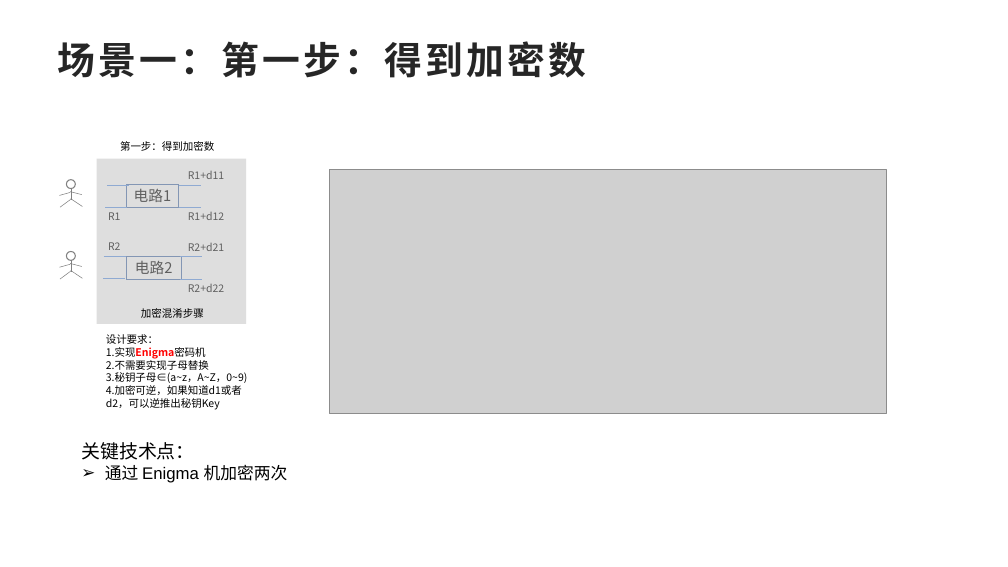
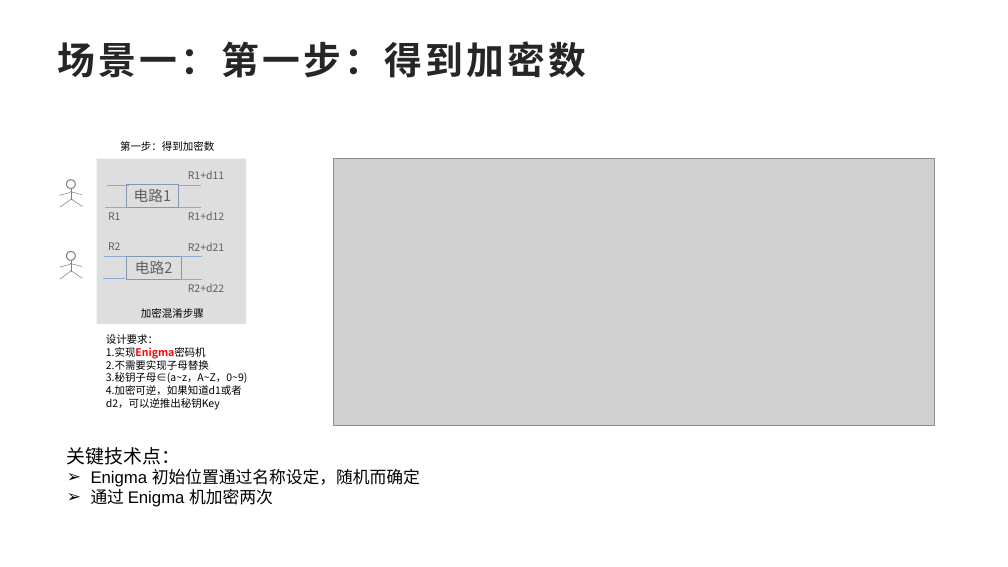
Before and after one commit to CharlesChen0514/CryptographyProgramming, a slide deck: slide 1 of design/密码学题目方案-陈家乐.pptx. Drawn at 1008x567 pixels with LibreOffice and Linux fonts; fonts in the diff are those of the drawing; grey boxes stand for pictures. Boxes give left, top, right and bottom in pixels: in the first picture for what was removed or moved away, otherwise in the second. Text is boxed around its words. In the diff, an @@ line names an element or a change of style, - is before the commit and + after.

Commit message:
更新方案，Enigma 机的初始位置通过用户名称设定

```diff
--- a/design/密码学题目方案-陈家乐.pptx
+++ b/design/密码学题目方案-陈家乐.pptx
@@ picture: place and size @@
-picture at <box>330,169,886,414</box>
+picture at <box>334,159,935,426</box>
@@ text "关键技术点：": place and size @@
-text "关键技术点：" at <box>81,442,288,483</box>
+text "关键技术点：" at <box>67,447,420,507</box>
@@ text at <box>91,469,420,487</box>: paragraph added @@
+➢ Enigma 初始位置通过名称设定，随机而确定
```
Also in this commit, not shown: 3 other files.
